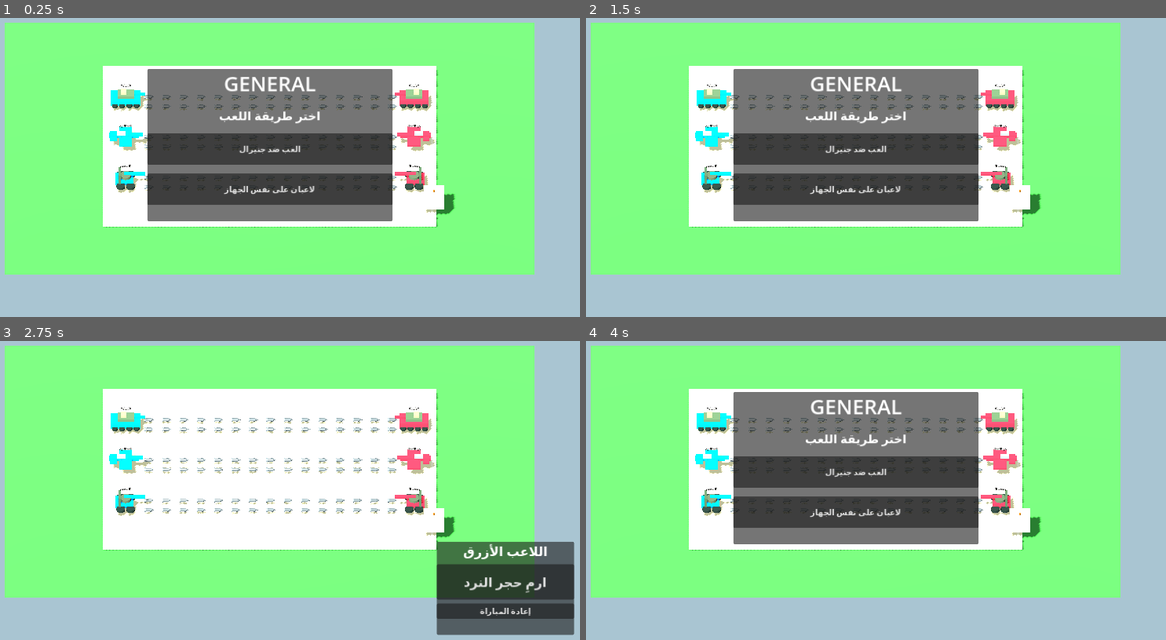
Above: before the commit, frames 1-4 (two rows, left to right).
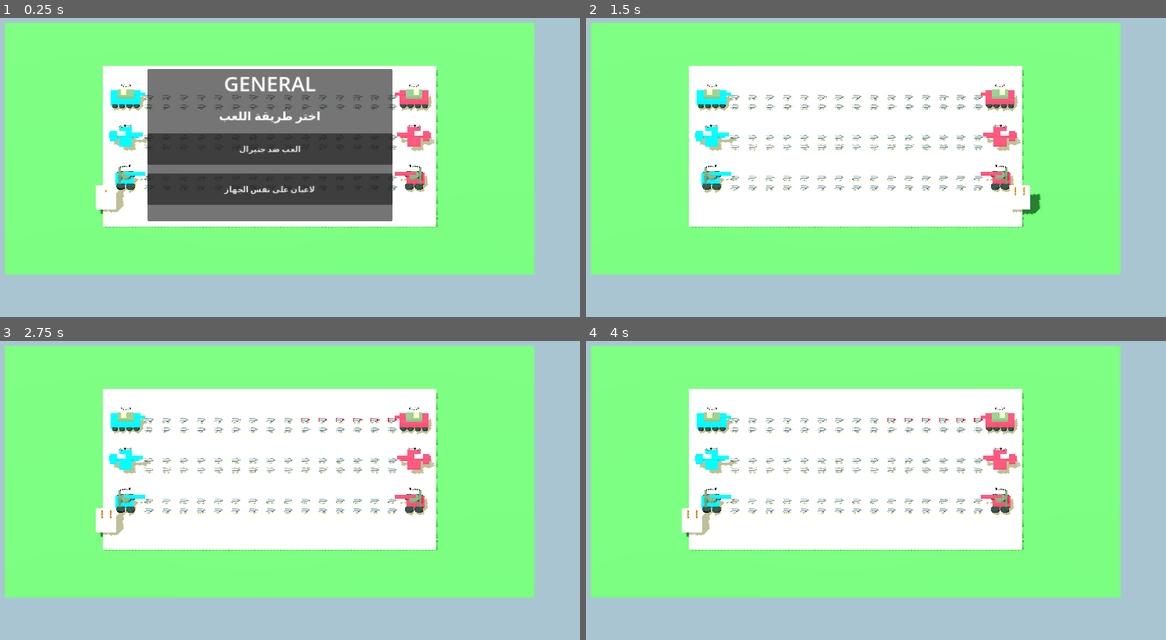
Above: after the commit, the same moments.

Repository: ahmad3aj-web/General_game
Game: Godot game, scene res://Main.tscn
Same seed, same stepped clock (60 frames per second), same inputs: the game is played once before the commit and once after it.
Inputs (mouse positions are in pixels of both pictures, inside the frame that each line leads up to):
- Up to frame 1 (0.25 s): no input
- Up to frame 2 (1.5 s): click "العب ضد جنيرال" at 0.5 s; click (1090, 287) at 1.25 s, where only the run before the commit has a clickable "إعادة المباراة"
- Up to frame 3 (2.75 s): click (272, 511) at 2 s, where only the run before the commit has a clickable "لاعبان على نفس الجهاز"
- Up to frame 4 (4 s): click (1090, 583) at 2.75 s, where only the run before the commit has a clickable "ارمِ حجر النرد"; click (1090, 610) at 3.5 s, where only the run before the commit has a clickable "إعادة المباراة"

The runs differ from the first frame. In frame 1, 0.5% of the frame differs, in the area x 16-79%, y 55-66%; in frame 2, 21%; in frame 3, 7.9%; in frame 4, 22%, in the area x 16-79%, y 17-68%.

Commit message:
Align player HUD and 3D die beside the active player's side

Diff:
--- a/godot/Main.gd
+++ b/godot/Main.gd
@@ -535,9 +535,16 @@
 
 func _refresh_board() -> void:
 	if die_root:
-		die_root.position = Vector3(8.35 if current_player == 0 else -8.35, 0.72, 5.0)
+		die_root.position = Vector3(-8.35 if current_player == 0 else 8.35, 0.72, 5.0)
 	if ui_label and game_mode >= 0 and not game_over:
 		ui_label.text = ("اللاعب الأزرق" if current_player == 0 else ("جنيرال الأحمر" if game_mode == 1 else "اللاعب الأحمر"))
+	if game_panel and game_mode >= 0:
+		if current_player == 0:
+			game_panel.set_anchors_preset(Control.PRESET_BOTTOM_LEFT)
+			game_panel.position = Vector2(18, -210)
+		else:
+			game_panel.set_anchors_preset(Control.PRESET_BOTTOM_RIGHT)
+			game_panel.position = Vector2(-300, -210)
 	for item in bullet_nodes:
 		var side: int = item["side"]
 		var lane: int = item["lane"]
